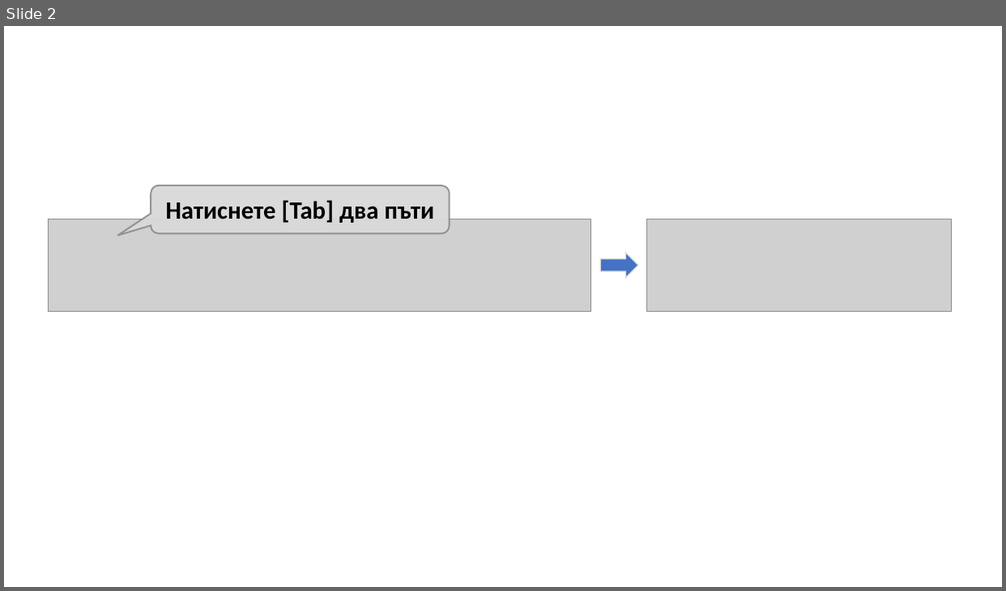
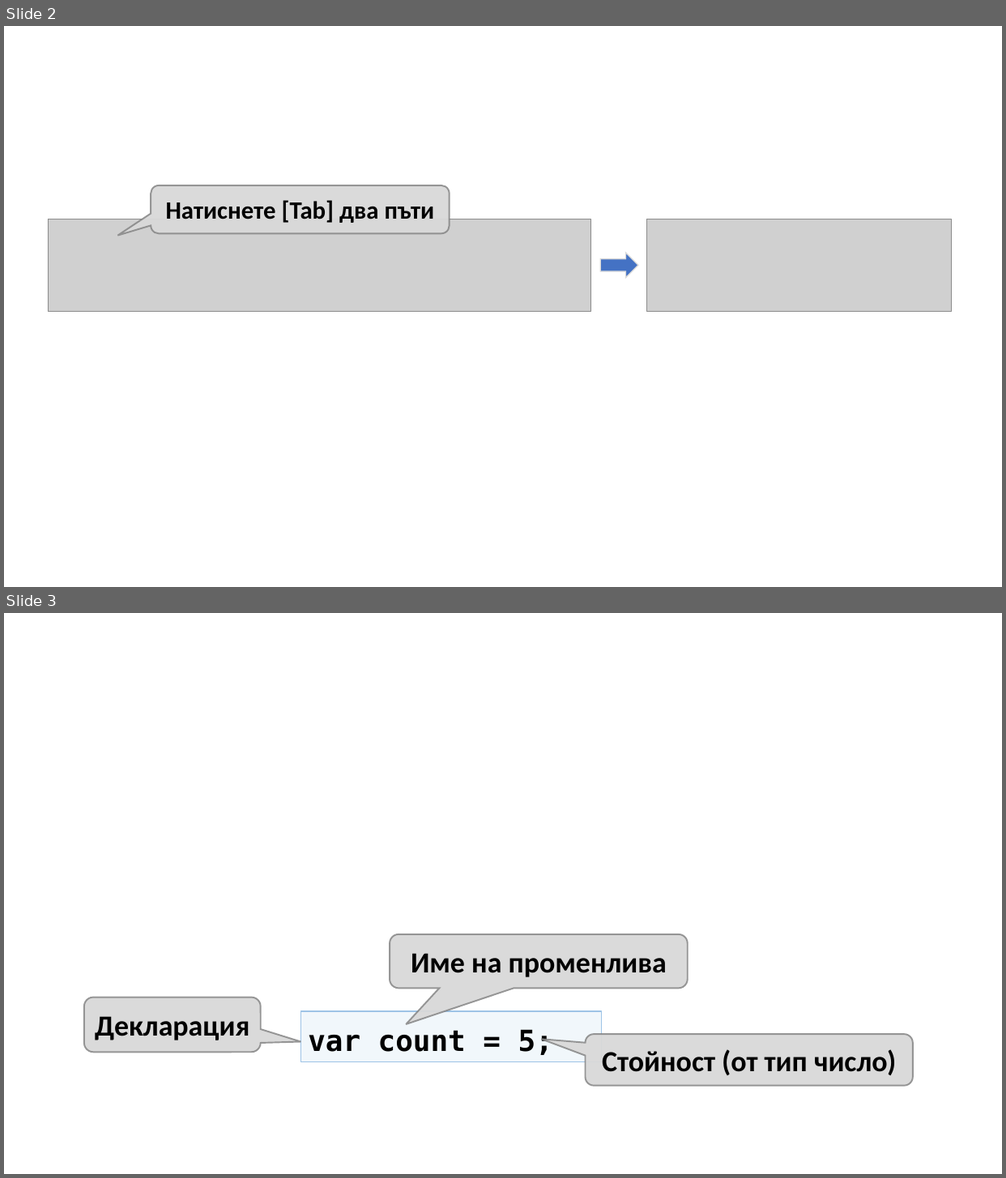
Before and after one commit to SoftUni/Programming-Basics-Book-CSharp-BG, a slide deck: resources/Book-Images.pptx. Shown one above the other, each under a label of ours: slide 2 before the commit, slides 2 and 3 after it. The pictures are 1006x591 and 1006x1178 pixels, drawn with LibreOffice and Linux fonts; fonts in the diff are those of the drawing; grey boxes stand for pictures. Boxes give left, top, right and bottom in pixels: in the first picture for what was removed or moved away, otherwise in the second. Text is boxed around its words. In the diff, an @@ line names an element or a change of style, - is before the commit and + after.

Commit message:
Added a picture

```diff
--- a/resources/Book-Images.pptx
+++ b/resources/Book-Images.pptx
@@ slide 3 added at [4, 613, 1002, 1174], background #FFFFFF @@
@@ rounded speech box added at [390, 935, 688, 989], fill #D9D9D9 at 95% opacity, outline #808080 1.5 pt, 28 pt, text #000000, bold @@
+Име на променлива
@@ rounded speech box added at [84, 998, 261, 1053], fill #D9D9D9 at 95% opacity, outline #808080 1.5 pt, 28 pt, text #000000, bold @@
+Декларация
@@ rectangle added at [300, 1012, 602, 1063], fill #BDD7EE at 20% opacity, outline #9DC3E6 1 pt, 28 pt, text #000000, bold @@
+var count = 5;
@@ rounded speech box added at [586, 1034, 914, 1086], fill #D9D9D9 at 95% opacity, outline #808080 1.5 pt, 28 pt, text #000000, bold @@
+Стойност (от тип число)
```
